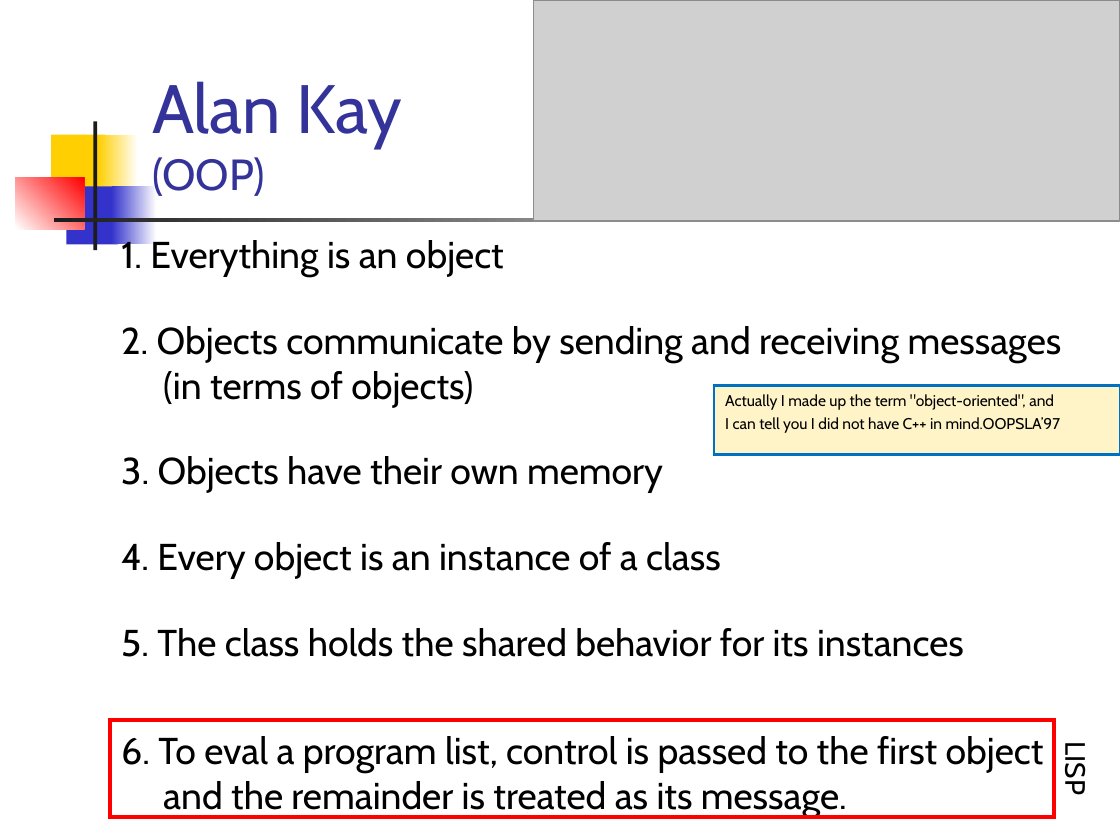
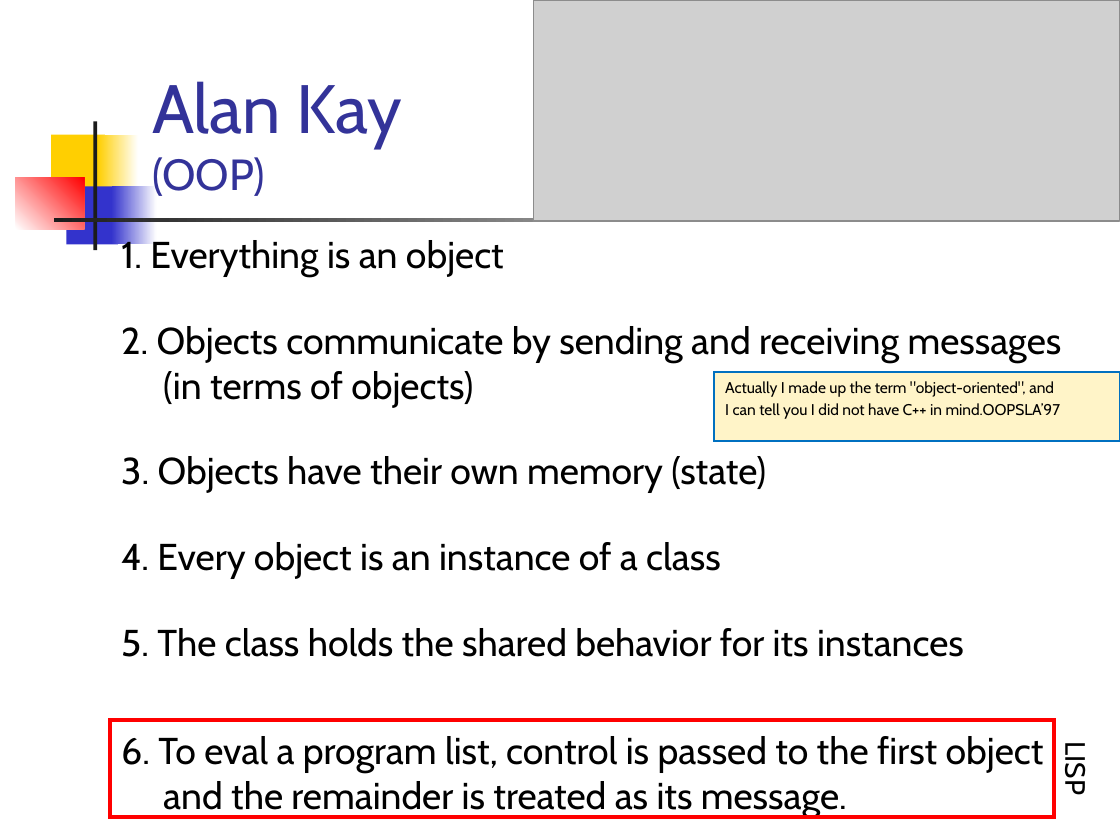
Before and after one commit to Programovanie4/Prednasky, a slide deck: slide 7 of 03/03_java.ppt. Drawn at 1120x840 pixels with LibreOffice and Linux fonts; fonts in the diff are those of the drawing; grey boxes stand for pictures. Boxes give left, top, right and bottom in pixels: in the first picture for what was removed or moved away, otherwise in the second. Text is boxed around its words. In the diff, an @@ line names an element or a change of style, - is before the commit and + after.

```diff
--- a/03/03_java.ppt
+++ b/03/03_java.ppt
@@ rectangle "Actually I made up the ..." moved from (x1=715, y1=385, x2=1120, y2=455) to (x1=715, y1=372, x2=1120, y2=441) @@
@@ text at (x1=121, y1=456, x2=766, y2=493): text changed @@
-3. Objects have their own memory
+3. Objects have their own memory (state)
```
Also in this commit, not shown: 2 other slides changed, 3 other files.
